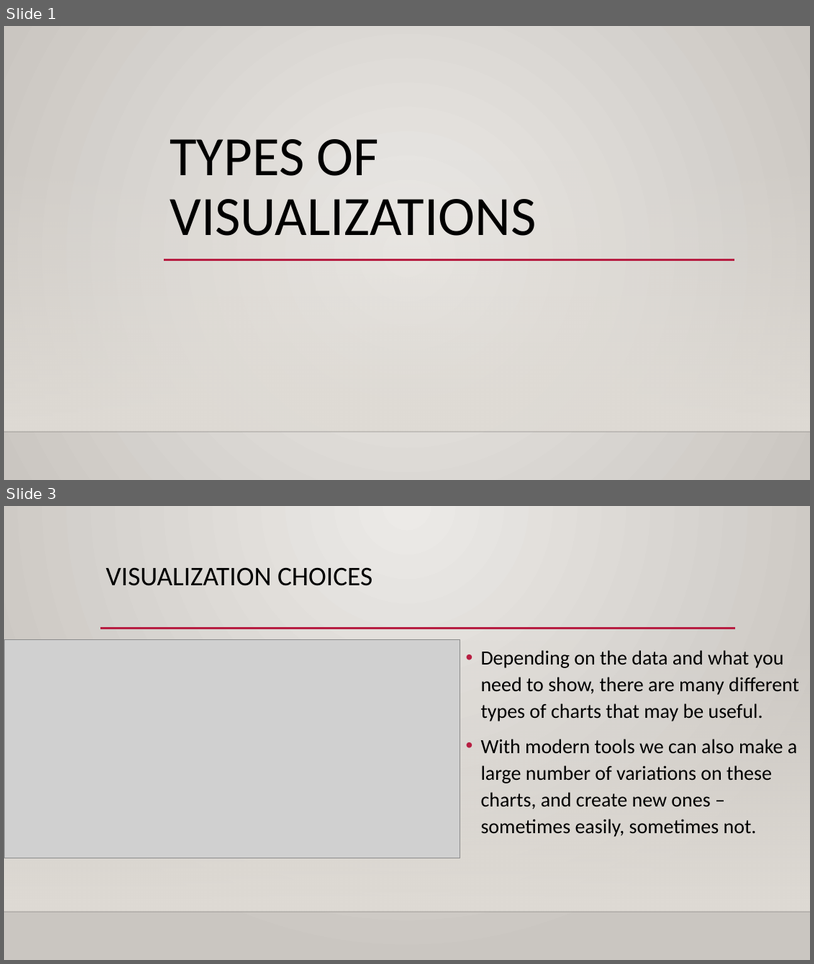
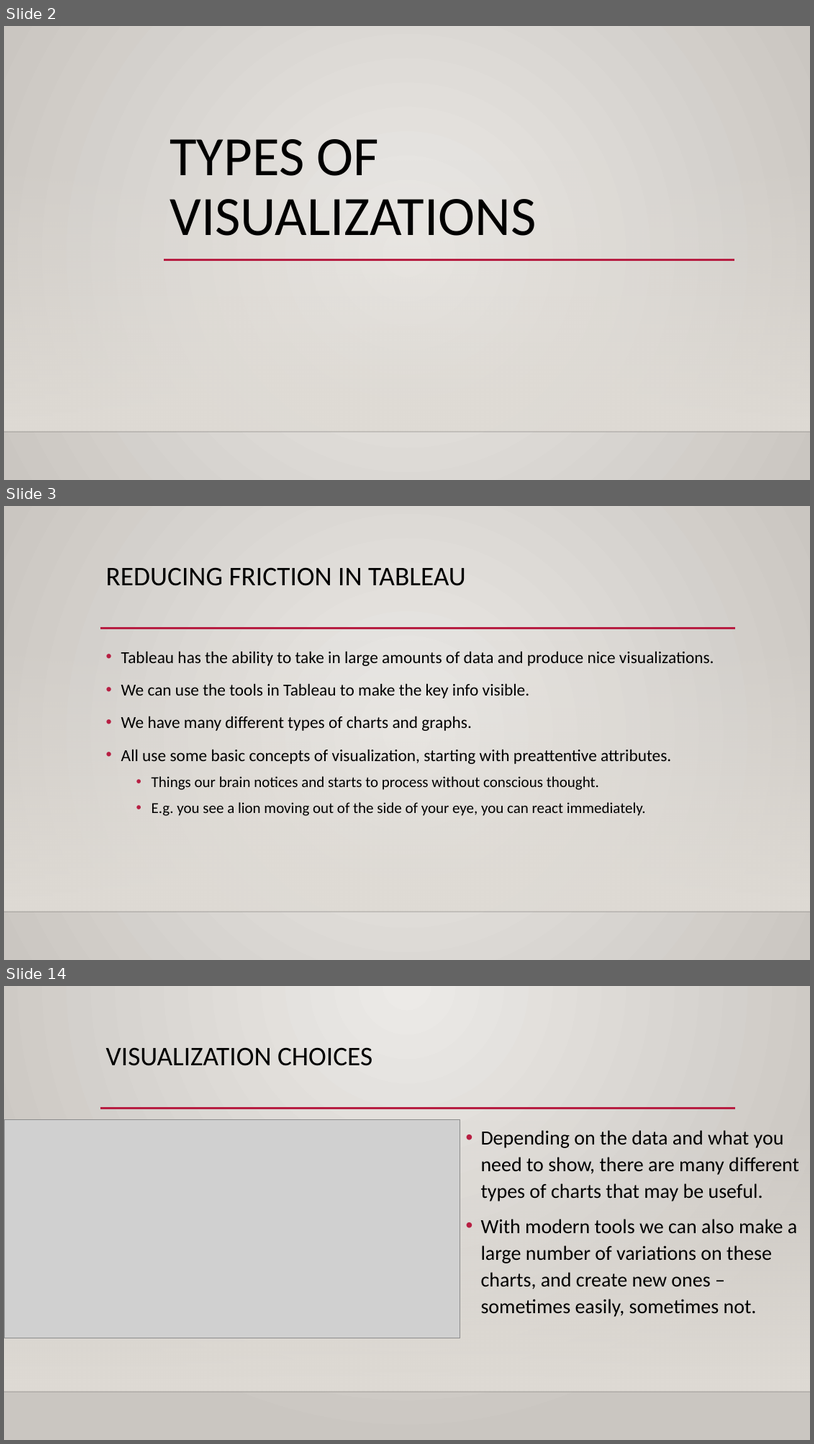
Before and after one commit to AkeemSemper/ml_datasets, a slide deck: slides/chapter_5.pptx. Shown one above the other, each under a label of ours: slides 1 and 3 before the commit, slides 2, 3 and 14 after it; the slides between them are not shown. The pictures are 814x964 and 814x1444 pixels, drawn with LibreOffice and Linux fonts; fonts in the diff are those of the drawing; grey boxes stand for pictures; background and template pictures are left out. Boxes give left, top, right and bottom in pixels: in the first picture for what was removed or moved away, otherwise in the second. Text is boxed around its words. In the diff, an @@ line names an element or a change of style, - is before the commit and + after.

```diff
--- a/slides/chapter_5.pptx
+++ b/slides/chapter_5.pptx
@@ slide 3 added at bbox=[4, 506, 810, 960], background gradient #ECEAE7 to #CAC7C1; not listed: 3 template elements that a slide beside it also shows @@
@@ title added at bbox=[106, 567, 466, 586], 32 pt, text #000000 @@
+REDUCING FRICTION IN TABLEAU
@@ text added at bbox=[121, 651, 715, 816], 20 pt, text #000000 @@
+• Tableau has the ability to take in large amounts of data and produce nice visualizations.
+• We can use the tools in Tableau to make the key info visible.
+• We have many different types of charts and graphs.
+• All use some basic concepts of visualization, starting with preattentive attributes.
+  • Things our brain notices and starts to process without conscious thought.
+  • E.g. you see a lion moving out of the side of your eye, you can react immediately.
@@ what was slide 1 is now slide 2 @@
@@ what was slide 3 is now slide 14 @@
```
Also in this commit, not shown: 1 slide changed, 11 other slides added, 1 slide removed, 2 other files.
